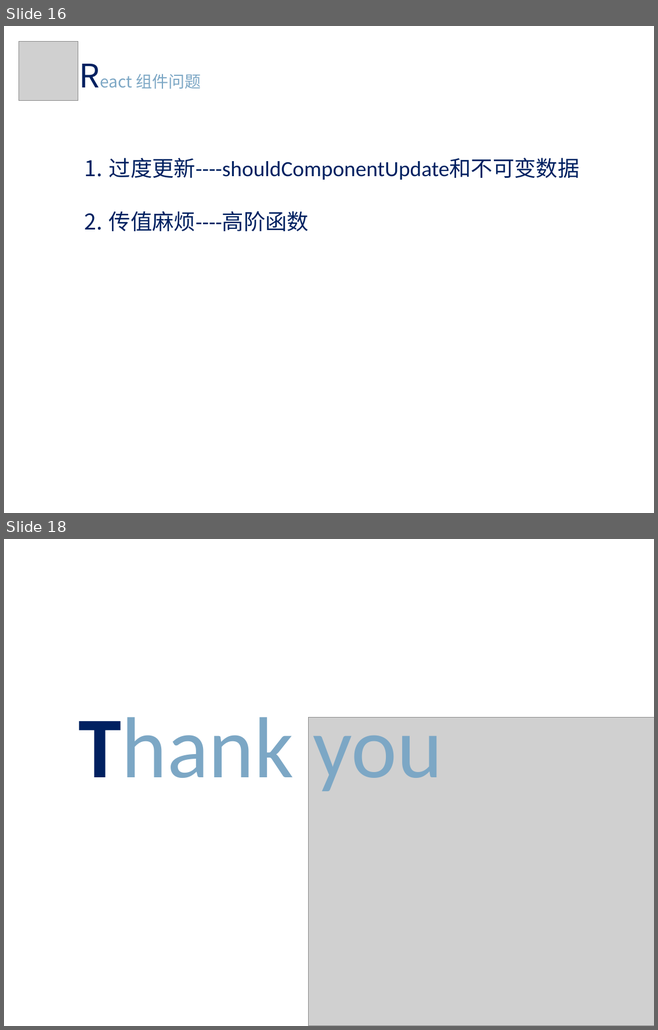
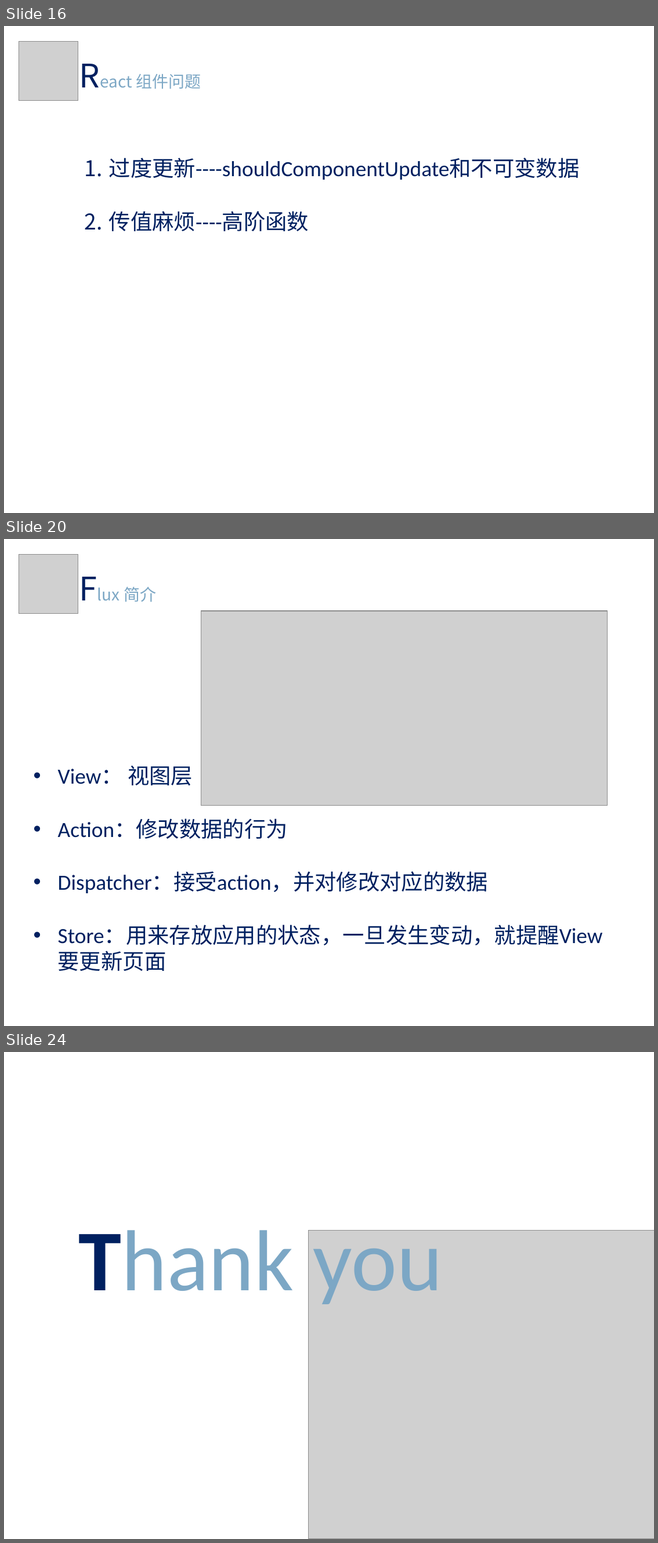
Before and after one commit to m544498510/may-web-app, a slide deck: new_doc/react share.pptx. Shown one above the other, each under a label of ours: slides 16 and 18 before the commit, slides 16, 20 and 24 after it; the slides between them are not shown. The pictures are 658x1030 and 658x1543 pixels, drawn with LibreOffice and Linux fonts; fonts in the diff are those of the drawing; grey boxes stand for pictures. Boxes give left, top, right and bottom in pixels: in the first picture for what was removed or moved away, otherwise in the second. Text is boxed around its words. In the diff, an @@ line names an element or a change of style, - is before the commit and + after.

```diff
--- a/new_doc/react share.pptx
+++ b/new_doc/react share.pptx
@@ slide 20 added at <box>4,539,654,1026</box>, background #FFFFFF @@
@@ picture added at <box>19,555,79,614</box> @@
@@ text added at <box>123,587,156,602</box>, 18 pt, text #7CA7C5 @@
+Flux 简介
@@ picture added at <box>201,611,607,806</box> @@
@@ text added at <box>58,766,603,946</box>, 24 pt, text #002060 @@
+• View： 视图层
+• Action：修改数据的行为
+• Dispatcher：接受action，并对修改对应的数据
+• Store：用来存放应用的状态，一旦发生变动，就提醒View要更新页面
@@ what was slide 18 is now slide 24 @@
```
Also in this commit, not shown: 9 slides changed, 5 other slides added.
